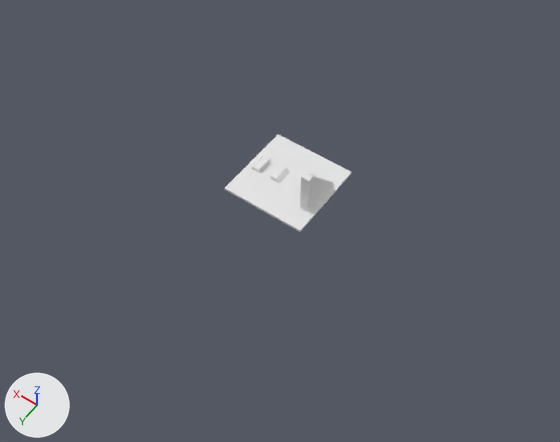
The glTF model assets/gym.glb: old version first, new version second.
Camera for both pictures: a camera (50 mm lens) standing at (-127.0, 185.0, 257.0) and looking at (-8.0, 17.0, -5.0). The axes (+X, +Y, +Z) are drawn at lower left. The lights are the same throughout. The picture after the commit comes second. Where no turn or scale is listed for an object, it has been applied to the vertices. Vertices at exactly the same position are counted once.

Objects in the first picture: 'Cube', 'floor', 'ramp', 'ramp.001'.
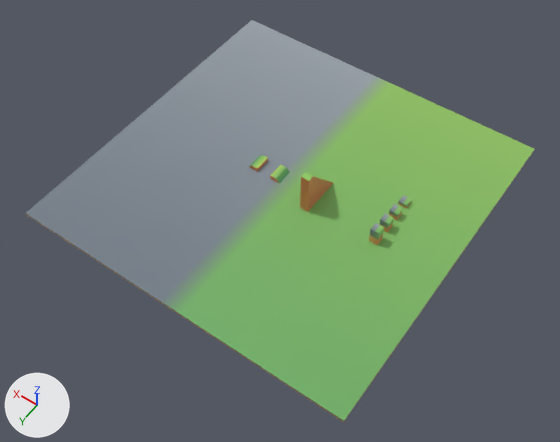
Where the newer file only moved an object's origin or applied its transform, the numbers keep the older frame.

The edits, one by one:
Picture 'basic_gradient' (img_basic_gradient) is new.
Material 'primary' (mat_primary) is new.
Its texture is img_basic_gradient.
me_cube is used by ob_floor; location (0.0, 0.0, 0.0).
me_cube had 8 vertices, 12 faces and spanned x -20.0..20.0, y -20.0..20.0, z -1.0..0.0.
me_cube no longer uses material mat_material (white #e7e7e7).
me_cube now has 8 vertices, 12 faces and spans x -80.0..80.0, y -80.0..80.0, z -1.0..0.0.
me_cube part 1: the whole mesh is scaled about its middle by (4, 4, 1).
me_cube gains material mat_primary (picture img_basic_gradient).
me_cube_001 has 10 vertices, 16 faces and spans x 2.0..7.0, y -4.0..4.0, z 0.0..2.0.
me_cube_001 gains material mat_primary (picture img_basic_gradient).
me_cube_002 is used by ob_ramp_001; location (20.0, 0.0, 0.0).
me_cube_002 had 10 vertices, 16 faces and spanned x -7.0..-2.0, y -4.0..4.0, z 0.0..2.0.
me_cube_002 now has 10 vertices, 16 faces and spans x -6.0..-1.0, y -4.0..4.0, z 0.0..2.0.
Edits to the shape of me_cube_002 do not show in these pictures.
me_cube_002 gains material mat_primary (picture img_basic_gradient).
me_cube_003 has 10 vertices, 16 faces and spans x -17.0..-13.0, y -10.0..10.0, z 0.0..20.0.
me_cube_003 gains material mat_primary (picture img_basic_gradient).
Mesh me_cube_007 is new.
It is a box spanning x -50.0..-46.0, y -20.0..-16.0, z 0.0..8.0.
It uses material mat_primary (picture img_basic_gradient).
Mesh me_cube_006 is new.
It is a box spanning x -50.0..-46.0, y -20.0..-16.0, z 0.0..6.0.
It uses material mat_primary (picture img_basic_gradient).
Mesh me_cube_005 is new.
It is a box spanning x -50.0..-46.0, y -20.0..-16.0, z 0.0..4.0.
It uses material mat_primary (picture img_basic_gradient).
Mesh me_cube_004 is new.
It is a box spanning x -50.0..-46.0, y -20.0..-16.0, z 0.0..2.0.
It uses material mat_primary (picture img_basic_gradient).
Object 'Cube.004' (ob_cube_004) is new; it shows me_cube_007.
Its location is (0.0, 24.0, 0.0).
Object 'Cube.003' (ob_cube_003) is new; it shows me_cube_006.
Its location is (0.0, 16.0, 0.0).
Object 'Cube.002' (ob_cube_002) is new; it shows me_cube_005.
Its location is (0.0, 8.0, 0.0).
Object 'Cube.001' (ob_cube_001) is new; it shows me_cube_004.
Its location is (0.0, 0.0, 0.0).

Changed parts and their boxes [x1, y1, x2, y2] in the pictures (560 x 442 px):
'floor', recoloured, rescaled (darker, 295% wider, 307% taller): before [224, 134, 352, 232]; after [26, 20, 534, 422]
'Cube', recoloured (white to brown): [300, 172, 333, 212] in both
'Cube.004', added: after [369, 223, 384, 245]
'ramp', recoloured (white to green): [270, 165, 290, 183] in both
'ramp.001', recoloured: [250, 156, 268, 172] in both
'Cube.003', added: after [379, 213, 393, 232]
'Cube.002', added: after [389, 204, 403, 220]
'Cube.001', added: after [398, 195, 412, 208]
